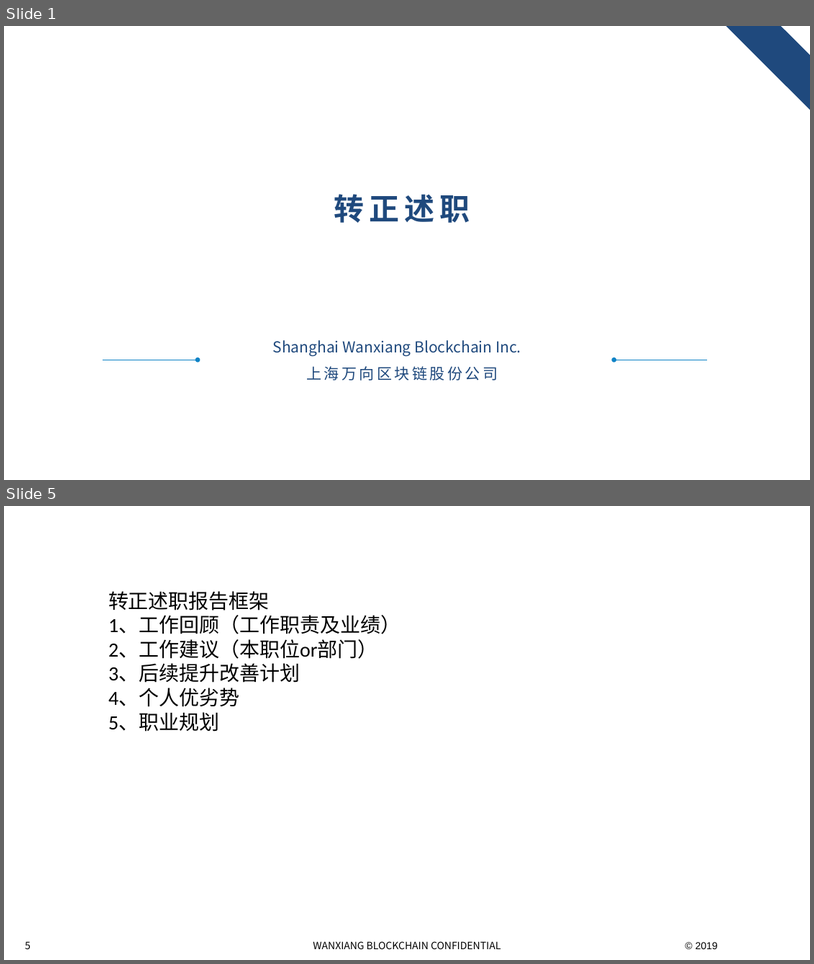
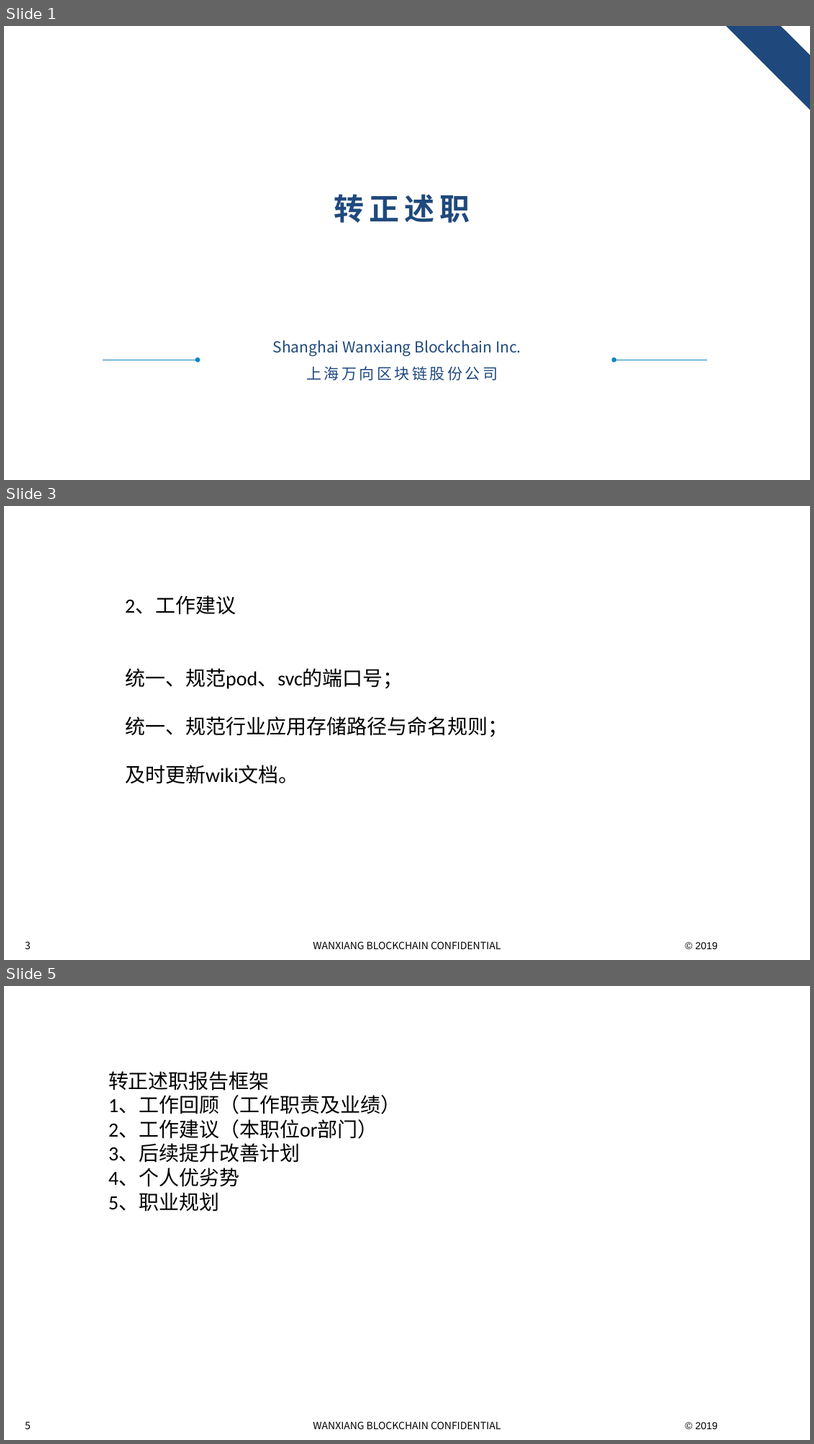
Before and after one commit to gitligl/work, a slide deck: 转正答辩.pptx. Shown one above the other, each under a label of ours: slides 1 and 5 before the commit, slides 1, 3 and 5 after it; the slides between them are not shown. The pictures are 814x964 and 814x1444 pixels, drawn with LibreOffice and Linux fonts; fonts in the diff are those of the drawing; background and template pictures are left out. Boxes give left, top, right and bottom in pixels: in the first picture for what was removed or moved away, otherwise in the second. Text is boxed around its words. In the diff, an @@ line names an element or a change of style, - is before the commit and + after.

```diff
--- a/转正答辩.pptx
+++ b/转正答辩.pptx
@@ slide 3 added at bbox=[4, 506, 810, 960], background picture (left out); not listed: 3 template elements that a slide beside it also shows @@
@@ text added at bbox=[125, 596, 508, 784], 24 pt, text #000000 @@
+2、工作建议
+统一、规范pod、svc的端口号；
+统一、规范行业应用存储路径与命名规则；
+及时更新wiki文档。
```
Also in this commit, not shown: 2 slides changed, 1 other slide added, 3 slides removed.
